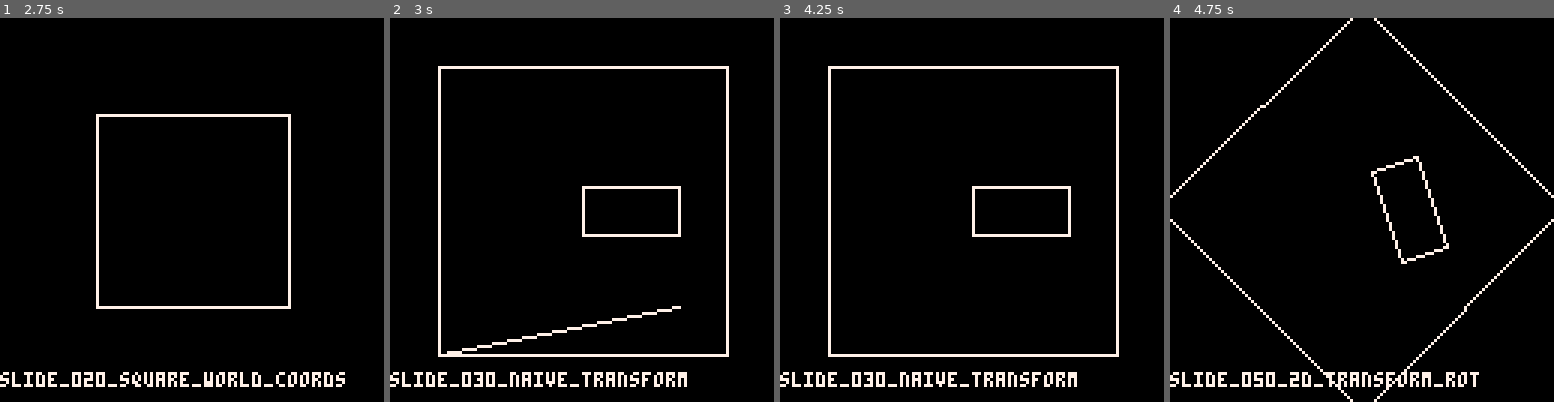
Above: before the commit, frames 1-4 (left to right).
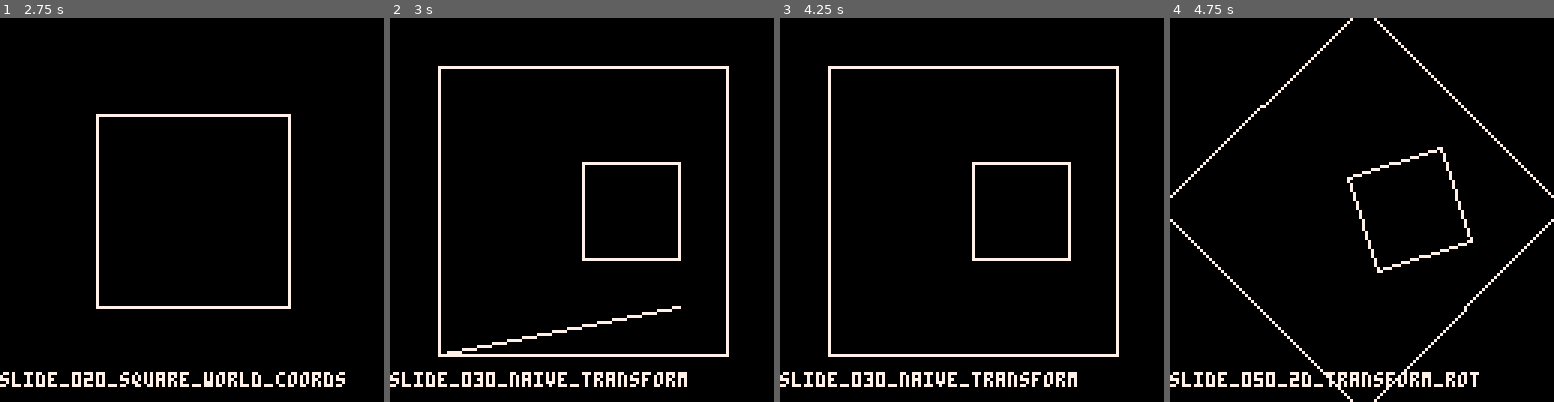
Above: after the commit, the same moments.

Repository: MiniMechMedia/pico8-games
Game: PICO-8 cartridge carts/graphics-with-pico8/game-template.p8
Two runs of this game, one before a commit and one after it. Both use one fixed random seed, a clock stepped at 60 frames per second and the inputs below.
Inputs:
- Up to frame 1 (2.75 s): hold Right 1.6-2.1 s; hold Right from 2.47 s (still down)
- Up to frame 2 (3 s): keep holding Right
- Up to frame 3 (4.25 s): release Right at 3.03 s; hold Left 3.08-3.58 s; hold Right from 4.02 s (still down)
- Up to frame 4 (4.75 s): release Right at 4.68 s

Frame 1 is identical in both runs. In frame 2, 1.0% of the frame differs, in the area x 50-76%, y 37-64%; in frame 3, 1.0%; in frame 4, 1.1%, in the area x 46-79%, y 33-67%.

Commit message:
get rid of multi-dimensional transform...

Diff:
--- a/carts/graphics-with-pico8/slide_030_naive_transform.lua
+++ b/carts/graphics-with-pico8/slide_030_naive_transform.lua
@@ -11,10 +11,10 @@
             {x = 1.5, y = 1.5}
         }),
         gameObject({
-            {x = 0, y = .25},
-            {x = 0, y = -.25},
-            {x = 1, y = -.25},
-            {x = 1, y = .25}
+            {x = 0, y = .5},
+            {x = 0, y = -.5},
+            {x = 1, y = -.5},
+            {x = 1, y = .5}
         })
     }
 
--- a/carts/graphics-with-pico8/slide_040_2d_transform.lua
+++ b/carts/graphics-with-pico8/slide_040_2d_transform.lua
@@ -13,13 +13,13 @@
     local objects = {
         gameObject(unit_square_mesh,
             {
-                scale={x=1.5, y=1.5},
+                scale=1.5,
                 pos={x=0,y=0}
             }
         ),
         gameObject(unit_square_mesh,
             {
-                scale={x=.5, y=.25},
+                scale=.5,
                 pos={x=.5,y=0}
             }
         )
@@ -27,8 +27,8 @@
 
     for obj in all(objects) do
         for vertex in all(obj.mesh) do
-            world_x = vertex.x * obj.scale.x + obj.pos.x
-            world_y = vertex.y * obj.scale.y + obj.pos.y
+            world_x = vertex.x * obj.scale + obj.pos.x
+            world_y = vertex.y * obj.scale + obj.pos.y
 
             screen_x = world_x * SCALE + OFFSET
             screen_y = world_y * SCALE + OFFSET
--- a/carts/graphics-with-pico8/slide_050_2d_transform_rot.lua
+++ b/carts/graphics-with-pico8/slide_050_2d_transform_rot.lua
@@ -13,14 +13,14 @@
     local objects = {
         gameObject(unit_square_mesh,
             {
-                scale={x=1.5, y=1.5},
+                scale=1.5,
                 pos={x=0,y=0},
                 rot=0.125
             }
         ),
         gameObject(unit_square_mesh,
             {
-                scale={x=.5, y=.25},
+                scale=.5,
                 pos={x=.5,y=0},
                 rot=0.3
             }
@@ -29,8 +29,8 @@
 
     for obj in all(objects) do
         for vertex in all(obj.mesh) do
-            obj_x = vertex.x * obj.scale.x
-            obj_y = vertex.y * obj.scale.y
+            obj_x = vertex.x * obj.scale
+            obj_y = vertex.y * obj.scale
 
             temp_x = obj_x * cos(obj.rot) - obj_y * sin(obj.rot)
             temp_y = obj_x * sin(obj.rot) + obj_y * cos(obj.rot)
--- a/carts/graphics-with-pico8/slide_070_naive_cube.lua
+++ b/carts/graphics-with-pico8/slide_070_naive_cube.lua
@@ -50,7 +50,7 @@
     local objects = {
         gameObject(unit_cube_mesh,
             {
-                scale={x=1, y=1, z=1},
+                scale=1,
                 pos={x=0, y=0, z=0},
                 rot={x=0, y=0, z=0}
             }
